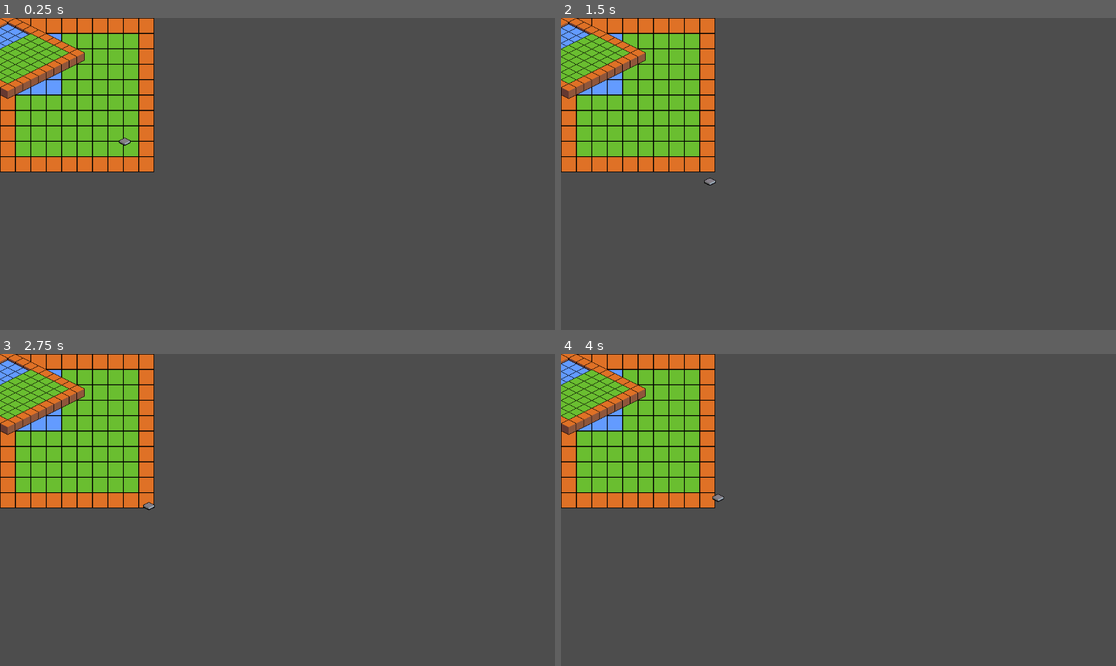
Above: before the commit, frames 1-4 (two rows, left to right).
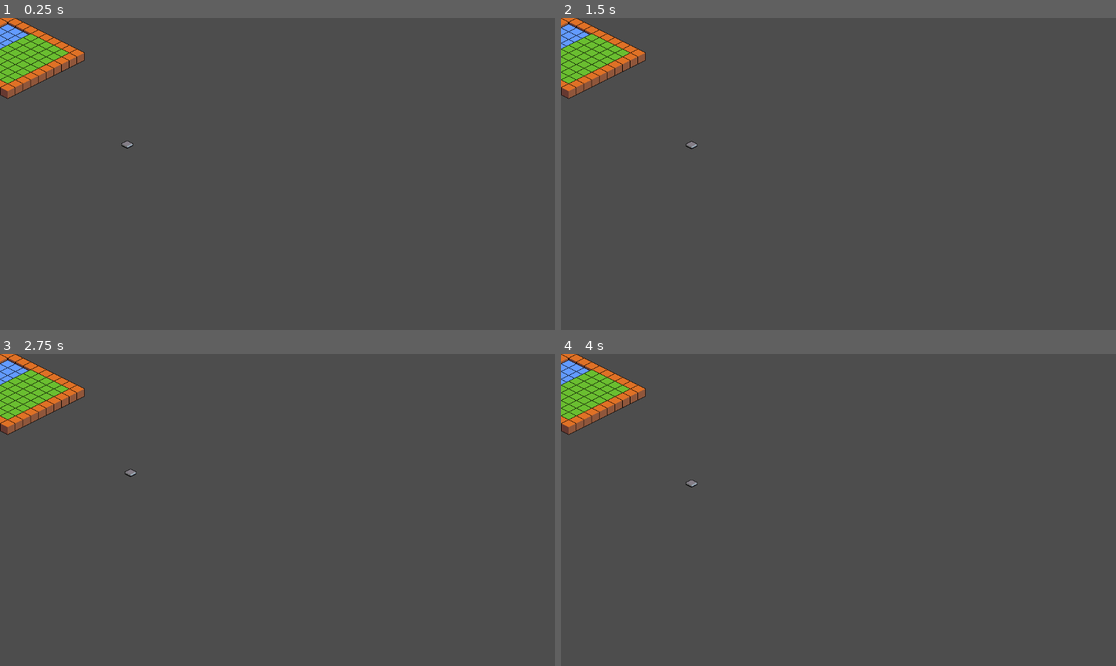
Above: after the commit, the same moments.

Repository: Boyquotes/godot-sandbox
Game: Godot game, scene res://world.tscn
The game is run twice, just before and just after one commit, with the same random seed, the same clock (stepped at 60 frames per second) and the same inputs. The project has no main scene, so this scene is started directly.
Inputs (mouse positions are in pixels of both pictures, inside the frame that each line leads up to):
- Up to frame 1 (0.25 s): no input
- Up to frame 2 (1.5 s): move the mouse to (960, 158) at 0.52 s; click (960, 158) at 0.6 s; move the mouse to (727, 189) at 1.27 s; click (727, 189) at 1.35 s
- Up to frame 3 (2.75 s): tap Enter at 2 s; move the mouse to (333, 441) at 2.02 s; click (333, 441) at 2.1 s
- Up to frame 4 (4 s): move the mouse to (810, 572) at 2.77 s; click (810, 572) at 2.85 s; tap Space at 3.5 s; move the mouse to (1005, 556) at 3.52 s; click (1005, 556) at 3.6 s

The runs differ from the first frame. In frame 1, 11% of the frame differs, in the area x 0-28%, y 0-50%; in frame 2, 11%, in the area x 0-28%, y 0-54%; in frame 3, 11%; in frame 4, 11%.

Commit message:
Add tile click detection

Diff:
--- a/Terrain.gd
+++ b/Terrain.gd
@@ -1,11 +1,22 @@
-extends TileMap
+extends Node2D
 
 
-# Called when the node enters the scene tree for the first time.
-func _ready():
-	pass # Replace with function body.
+func layout_cell_to_render_cell(layer: int, ortho: Vector2i) -> Vector2i:
+	# We are treating higher TileMap layers as higher in elevation, which means
+	# they should be drawn above the bottom tiles in 3D.
+	#
+	# This assumes the tile_layout property of the TileSet is DIAMOND_DOWN.
+	return Vector2i(ortho.x - layer, ortho.y - layer)
 
 
-# Called every frame. 'delta' is the elapsed time since the previous frame.
-func _process(delta):
-	pass
+func _ready():
+	$Layout.visible = false
+
+	for i in range($Layout.get_layers_count()):
+		$Render.add_layer(i)
+		$Render.set_layer_y_sort_enabled(i, true)
+		$Render.set_layer_z_index(i, i)
+
+		for c in $Layout.get_used_cells(i):
+			var atlas = $Layout.get_cell_atlas_coords(i, c)
+			$Render.set_cell(i, layout_cell_to_render_cell(i, c), $Layout.get_cell_source_id(i, c), atlas)
--- /dev/null
+++ b/TileMap.gd
@@ -0,0 +1,18 @@
+extends TileMap
+
+
+# Called when the node enters the scene tree for the first time.
+func _ready():
+	pass
+	var ps := [Vector2i(16, 1), Vector2i(32, 8), Vector2i(16, 15), Vector2i(1, 8), Vector2i(16, 8)]
+	for p in ps:
+		print("DEBUG: p = {p}, iso.local_to_map = {local}".format({
+				"p": p,
+				"local": local_to_map(p),
+			}))
+	set_cell(0, Vector2i(0, 0), 0, Vector2i(0, 0))
+
+
+# Called every frame. 'delta' is the elapsed time since the previous frame.
+func _process(delta):
+	pass
--- a/tank.gd
+++ b/tank.gd
@@ -3,7 +3,9 @@
 @export var target: Vector2
 @export var speed: float = 48
 
+
 func _physics_process(_delta):
+	pass
 	var dv = (target - position).normalized() * speed
 	velocity = dv
 	move_and_slide()
--- a/tank.tscn
+++ b/tank.tscn
@@ -6,18 +6,20 @@
 [sub_resource type="RectangleShape2D" id="RectangleShape2D_fk11e"]
 size = Vector2(34, 34)
 
-[node name="tank" type="CharacterBody2D"]
+[node name="Tank" type="Node2D"]
+
+[node name="Character2D" type="CharacterBody2D" parent="."]
 editor_description = "Z-Index is set to be the same layer as the blocks TileMap walls layer in the world.
 
 TODO(minkezhang): Find maybe a more elegant solution."
-z_index = 1
+z_index = 10
 collision_layer = 8
 collision_mask = 2
 motion_mode = 1
 script = ExtResource("1_g00yh")
 
-[node name="Sprite2D" type="Sprite2D" parent="."]
+[node name="Sprite2D" type="Sprite2D" parent="Character2D"]
 texture = ExtResource("1_xc66o")
 
-[node name="CollisionShape2D" type="CollisionShape2D" parent="."]
+[node name="CollisionShape2D" type="CollisionShape2D" parent="Character2D"]
 shape = SubResource("RectangleShape2D_fk11e")
--- a/terrain.gd
+++ b/terrain.gd
@@ -10,7 +10,7 @@
 
 
 func _ready():
-	#$Layout.visible = false
+	$Layout.visible = false
 
 	for i in range($Layout.get_layers_count()):
 		$Render.add_layer(i)
--- a/terrain.tscn
+++ b/terrain.tscn
@@ -1,8 +1,34 @@
-[gd_scene load_steps=8 format=3 uid="uid://dvxywync4hi4l"]
+[gd_scene load_steps=12 format=3 uid="uid://dvxywync4hi4l"]
 
 [ext_resource type="Texture2D" uid="uid://dcp1gubemlbed" path="res://assets/tilesets/layout/tileset.png" id="1_i2hb2"]
-[ext_resource type="Script" path="res://terrain.gd" id="1_n7ydq"]
 [ext_resource type="Texture2D" uid="uid://0sc0it1m7spt" path="res://assets/tilesets/render/tileset.png" id="2_yko38"]
+[ext_resource type="Texture2D" uid="uid://jg6kremroyab" path="res://assets/tilesets/debug.png" id="5_uvkj0"]
+[ext_resource type="Script" path="res://TileMap.gd" id="6_q0h03"]
+
+[sub_resource type="GDScript" id="GDScript_4hq80"]
+script/source = "extends Node2D
+
+
+func layout_cell_to_render_cell(layer: int, ortho: Vector2i) -> Vector2i:
+	# We are treating higher TileMap layers as higher in elevation, which means
+	# they should be drawn above the bottom tiles in 3D.
+	#
+	# This assumes the tile_layout property of the TileSet is DIAMOND_DOWN.
+	return Vector2i(ortho.x - layer, ortho.y - layer)
+
+
+func _ready():
+	$Layout.visible = false
+
+	for i in range($Layout.get_layers_count()):
+		$Render.add_layer(i)
+		$Render.set_layer_y_sort_enabled(i, true)
+		$Render.set_layer_z_index(i, i)
+
+		for c in $Layout.get_used_cells(i):
+			var atlas = $Layout.get_cell_atlas_coords(i, c)
+			$Render.set_cell(i, layout_cell_to_render_cell(i, c), $Layout.get_cell_source_id(i, c), atlas)
+"
 
 [sub_resource type="TileSetAtlasSource" id="TileSetAtlasSource_oct83"]
 texture = ExtResource("1_i2hb2")
@@ -55,11 +81,23 @@
 tile_size = Vector2i(32, 16)
 sources/0 = SubResource("TileSetAtlasSource_loq0h")
 
+[sub_resource type="TileSetAtlasSource" id="TileSetAtlasSource_b3ces"]
+texture = ExtResource("5_uvkj0")
+texture_region_size = Vector2i(32, 32)
+0:0/0 = 0
+
+[sub_resource type="TileSet" id="TileSet_86wo1"]
+tile_shape = 1
+tile_layout = 5
+tile_size = Vector2i(32, 16)
+sources/0 = SubResource("TileSetAtlasSource_b3ces")
+
 [node name="Terrain" type="Node2D"]
 y_sort_enabled = true
-script = ExtResource("1_n7ydq")
+script = SubResource("GDScript_4hq80")
 
 [node name="Layout" type="TileMap" parent="."]
+visible = false
 tile_set = SubResource("TileSet_i1n0u")
 format = 2
 layer_0/tile_data = PackedInt32Array(0, 65536, 0, 65536, 65536, 0, 131072, 65536, 0, 196608, 65536, 0, 1, 65536, 0, 2,  …(1661 unchanged characters)…
@@ -82,3 +120,8 @@
 y_sort_enabled = true
 tile_set = SubResource("TileSet_pcle8")
 format = 2
+
+[node name="TileMap" type="TileMap" parent="."]
+tile_set = SubResource("TileSet_86wo1")
+format = 2
+script = ExtResource("6_q0h03")
--- a/world.gd
+++ b/world.gd
@@ -6,20 +6,11 @@
 	Vector2(16, -8),  # O'
 )
 
-var u = Transform2D(
-	Vector2(2, 0),
-	Vector2(0, 2),
-	Vector2(1, 1),
-)
-func _ready():
-	print(u * Vector2(0, 0))
-	print(u * Vector2(1, 0))
-	print(u * Vector2(0, 1))
+@onready
+var l := $Terrain/Layout
 
-	print(t * Vector2(0, 0))
-	print(t * Vector2(32, 0))
-	print(t * Vector2(0, 32))
-	pass # Replace with function body.
+@onready
+var r := $Terrain/Render
 
 
 func _process(_delta):
@@ -28,8 +19,14 @@
 		var l := $Terrain/Layout
 		var r := $Terrain/Render
 
-		var cell: Vector2 = r.local_to_map(r.to_local(get_global_mouse_position()))
+		var click_position := get_global_mouse_position()
+		click_position.y += 8
+
+		var cell: Vector2 = r.local_to_map(r.to_local(click_position))
 		var target := to_global(l.map_to_local(cell))
 
-		$tank.target = target
-		$tank/Sprite2D.position = t * $tank.position
+		print("clicked = ", click_position, "; local = ", r.to_local(click_position), "; cell = ", cell, "; global target = ", target)
+
+		$Tank/Character2D.target = target
+
+		# $Tank/Sprite2D.position = t * $Tank/Character2D.position
--- a/world.tscn
+++ b/world.tscn
@@ -10,5 +10,5 @@
 
 [node name="Terrain" parent="." instance=ExtResource("2_caegw")]
 
-[node name="tank" parent="." instance=ExtResource("2_pj73f")]
-position = Vector2(267, 267)
+[node name="Tank" parent="." instance=ExtResource("2_pj73f")]
+position = Vector2(264, 265)
Binary file added: assets/tilesets/debug.png
Not shown, added: assets/tilesets/debug.png.import
